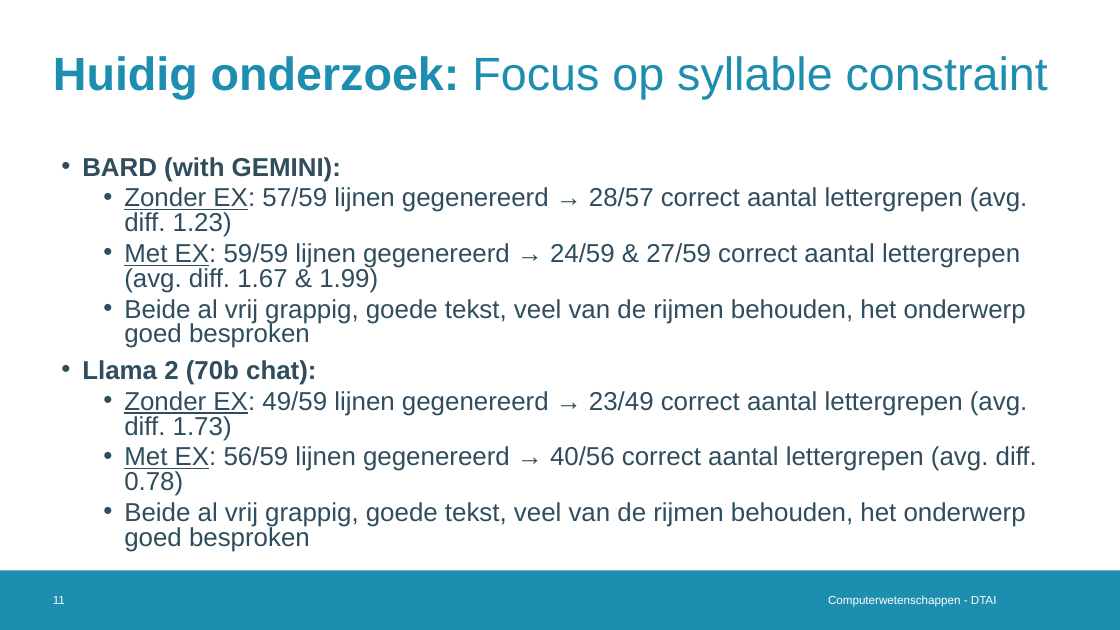
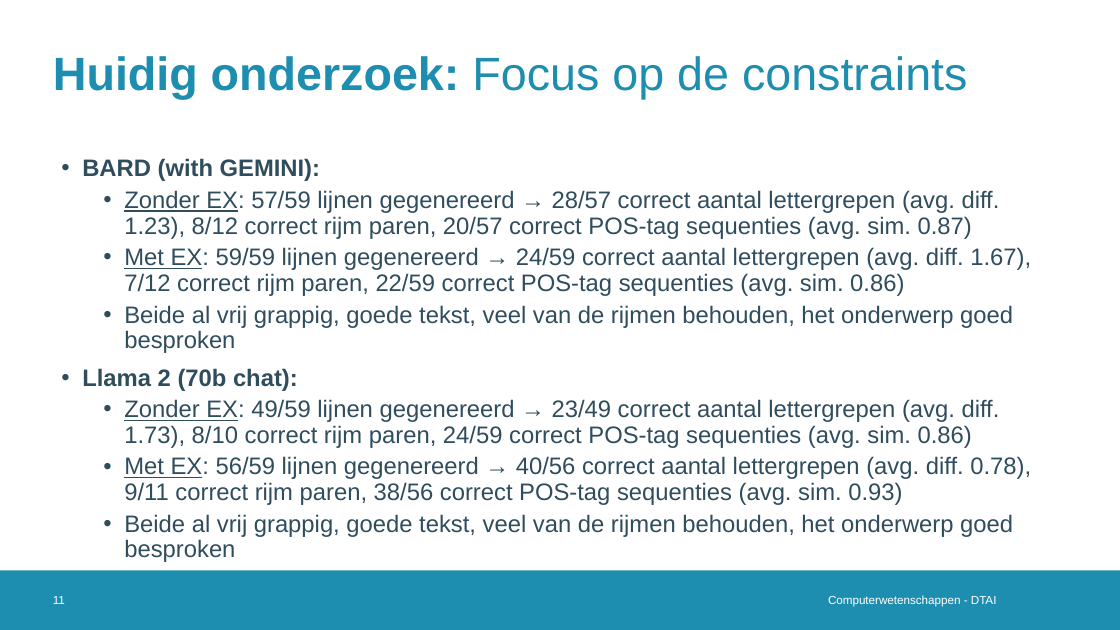
Before and after one commit to Alintermans/Thesis, a slide deck: slide 11 of Presentations/Third Intermediate Presentation/Presentation.pptx. Drawn at 1120x630 pixels with LibreOffice and Linux fonts; fonts in the diff are those of the drawing; background and template pictures are left out. Boxes give left, top, right and bottom in pixels: in the first picture for what was removed or moved away, otherwise in the second. Text is boxed around its words. In the diff, an @@ line names an element or a change of style, - is before the commit and + after.

```diff
--- a/Presentations/Third Intermediate Presentation/Presentation.pptx
+++ b/Presentations/Third Intermediate Presentation/Presentation.pptx
@@ title at box(53, 56, 967, 99): text changed @@
-Huidig onderzoek: Focus op syllable constraint
+Huidig onderzoek: Focus op de constraints
@@ text at box(82, 158, 1013, 562): size 22.2 to 20.4 pt in "BARD (with GEMINI):", "Beide al vrij grappig, goede tekst, veel ...", "Llama 2 (70b chat):", "Beide al vrij grappig, goede tekst, veel ..."; line spacing 0.8 to 0.9 @@
@@ text at box(124, 190, 1031, 296): text changed; size 22.2 to 20.4 pt @@
-  • Zonder EX: 57/59 lijnen gegenereerd → 28/57 correct aantal lettergrepen (avg. diff. 1.23)
-  • Met EX: 59/59 lijnen gegenereerd → 24/59 & 27/59 correct aantal lettergrepen (avg. diff. 1.67 & 1.99)
+  • Zonder EX: 57/59 lijnen gegenereerd → 28/57 correct aantal lettergrepen (avg. diff. 1.23), 8/12 correct rijm paren, 20/57 correct POS-tag sequenties (avg. sim. 0.87)
+  • Met EX: 59/59 lijnen gegenereerd → 24/59 correct aantal lettergrepen (avg. diff. 1.67), 7/12 correct rijm paren, 22/59 correct POS-tag sequenties (avg. sim. 0.86)
@@ text at box(124, 399, 1031, 505): text changed; size 22.2 to 20.4 pt @@
-  • Zonder EX: 49/59 lijnen gegenereerd → 23/49 correct aantal lettergrepen (avg. diff. 1.73)
-  • Met EX: 56/59 lijnen gegenereerd → 40/56 correct aantal lettergrepen (avg. diff. 0.78)
+  • Zonder EX: 49/59 lijnen gegenereerd → 23/49 correct aantal lettergrepen (avg. diff. 1.73), 8/10 correct rijm paren, 24/59 correct POS-tag sequenties (avg. sim. 0.86)
+  • Met EX: 56/59 lijnen gegenereerd → 40/56 correct aantal lettergrepen (avg. diff. 0.78), 9/11 correct rijm paren, 38/56 correct POS-tag sequenties (avg. sim. 0.93)
```
Also in this commit, not shown: 12 other slides changed, 1 slide removed, 2 other files.
